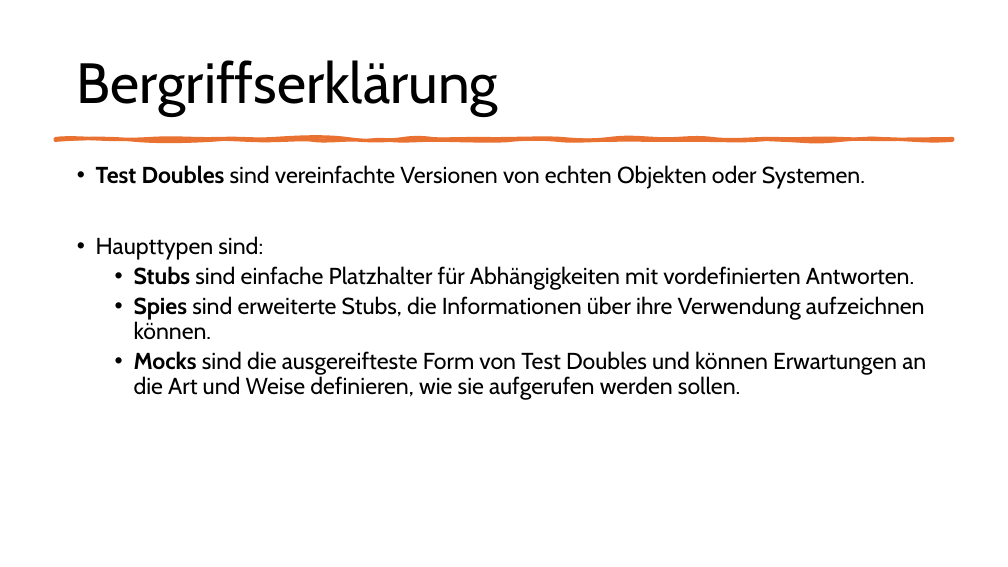
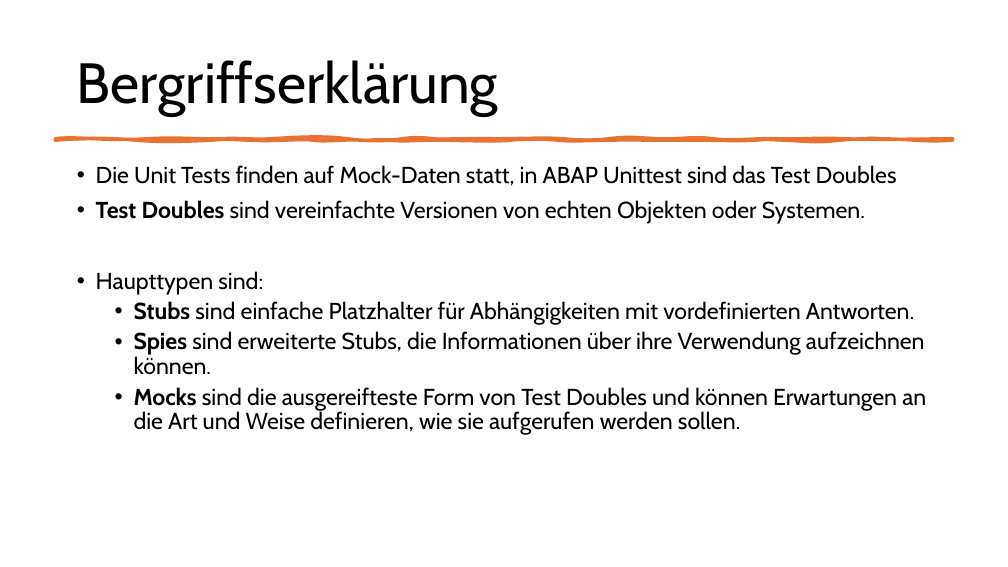
Before and after one commit to MatLange/Schulung, a slide deck: slide 5 of RAP Presentationen/Tag5.1 - RAP_UNIT_TEST_DE.pptx (slide 4 before the commit). Drawn at 1008x567 pixels with LibreOffice and Linux fonts; fonts in the diff are those of the drawing. Boxes give left, top, right and bottom in pixels: in the first picture for what was removed or moved away, otherwise in the second. Text is boxed around its words. In the diff, an @@ line names an element or a change of style, - is before the commit and + after.

```diff
--- a/RAP Presentationen/Tag5.1 - RAP_UNIT_TEST_DE.pptx
+++ b/RAP Presentationen/Tag5.1 - RAP_UNIT_TEST_DE.pptx
@@ text at bbox=[96, 165, 897, 186]: paragraph added @@
+• Die Unit Tests finden auf Mock-Daten statt, in ABAP Unittest sind das Test Doubles
```
Also in this commit, not shown: 5 other slides changed, 4 slides added, 1 other file.
